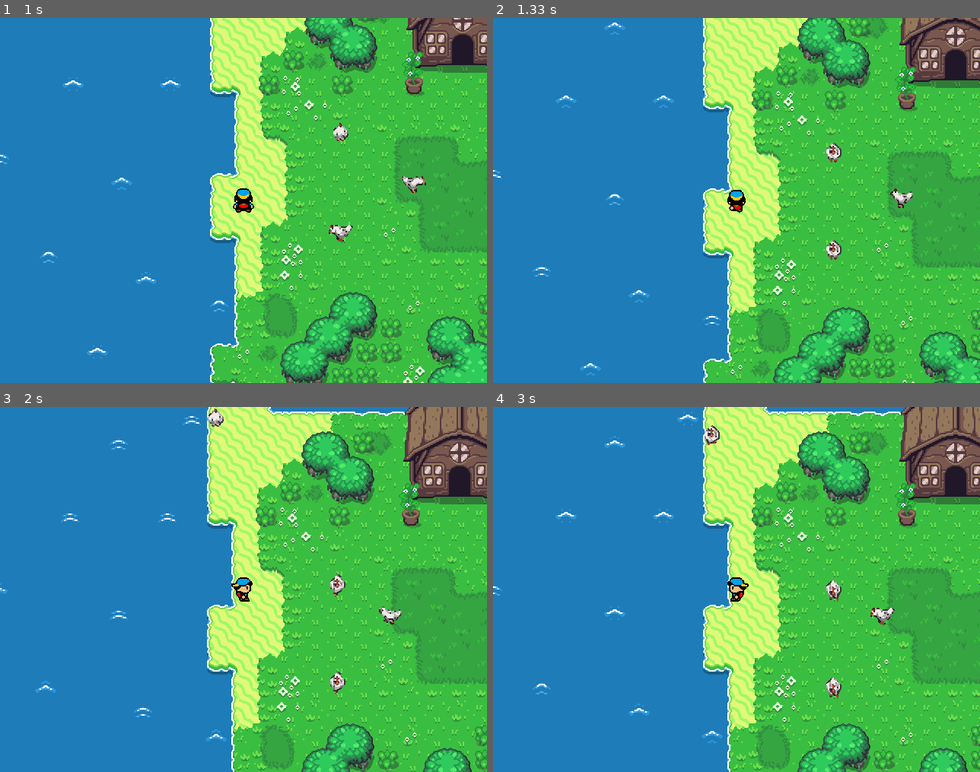
Above: before the commit, frames 1-4 (two rows, left to right).
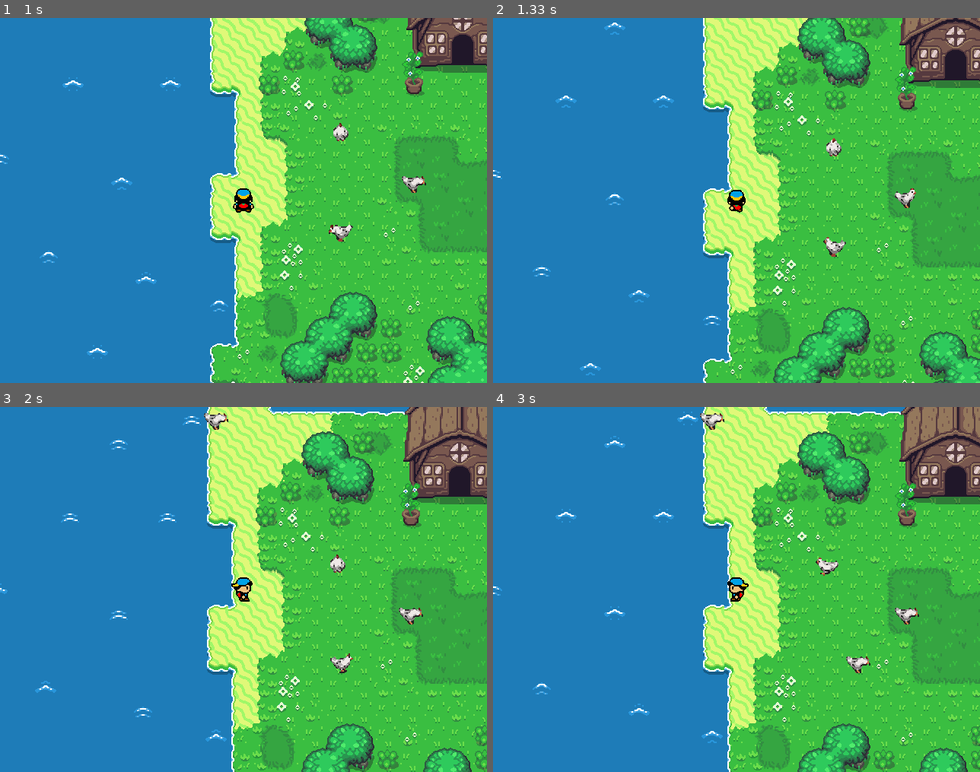
Above: after the commit, the same moments.

Repository: pitkanenlauri/questoffununlimited
Game: pygame game, started from quest/main.py
Two runs of this game, one before a commit and one after it. Both use one fixed random seed, a clock stepped at 60 frames per second and the inputs below.
Inputs:
- Up to frame 1 (1 s): hold Right 0.33-0.8 s; hold Up from 0.83 s (still down)
- Up to frame 2 (1.33 s): release Up at 1.13 s; hold Up from 1.17 s (still down)
- Up to frame 3 (2 s): release Up at 1.53 s; hold Right from 1.9 s (still down)
- Up to frame 4 (3 s): release Right at 2.37 s; hold Left 2.4-2.93 s; hold Down from 2.97 s (still down)

Frame 1 is identical in both runs. In frame 2, 0.4% of the frame differs, in the area x 67-87%, y 32-67%; in frame 3, 0.9%; in frame 4, 1.0%, in the area x 42-88%, y 1-80%.

Commit message:
Fixes to the previous.

Diff:
--- a/quest/assets/tmx/mysterious_cave.tmx
+++ b/quest/assets/tmx/mysterious_cave.tmx
@@ -1,5 +1,5 @@
 <?xml version="1.0" encoding="UTF-8"?>
-<map version="1.4" tiledversion="1.4.3" orientation="orthogonal" renderorder="right-down" width="50" height="60" tilewidth="16" tileheight="16" infinite="0" nextlayerid="9" nextobjectid="208">
+<map version="1.4" tiledversion="1.4.3" orientation="orthogonal" renderorder="right-down" width="50" height="60" tilewidth="16" tileheight="16" infinite="0" nextlayerid="10" nextobjectid="208">
  <tileset firstgid="1" source="cave.tsx"/>
  <tileset firstgid="1001" source="objects.tsx"/>
  <tileset firstgid="1661" source="object_icons.tsx"/>
@@ -465,4 +465,5 @@
    </properties>
   </object>
  </objectgroup>
+ <objectgroup id="9" name="map_objects"/>
 </map>
--- a/quest/sprites.py
+++ b/quest/sprites.py
@@ -296,7 +296,7 @@
         self.dt = dt
 
         # Probability of moving is 1/125 i.e. 48% per second with 60 FPS.
-        if (self.action == 'resting' and random.random() > 0.008
+        if (self.action == 'resting' and random.random() < 0.008
             and self.rested):
             self.auto_moving()
             self.rested = False
